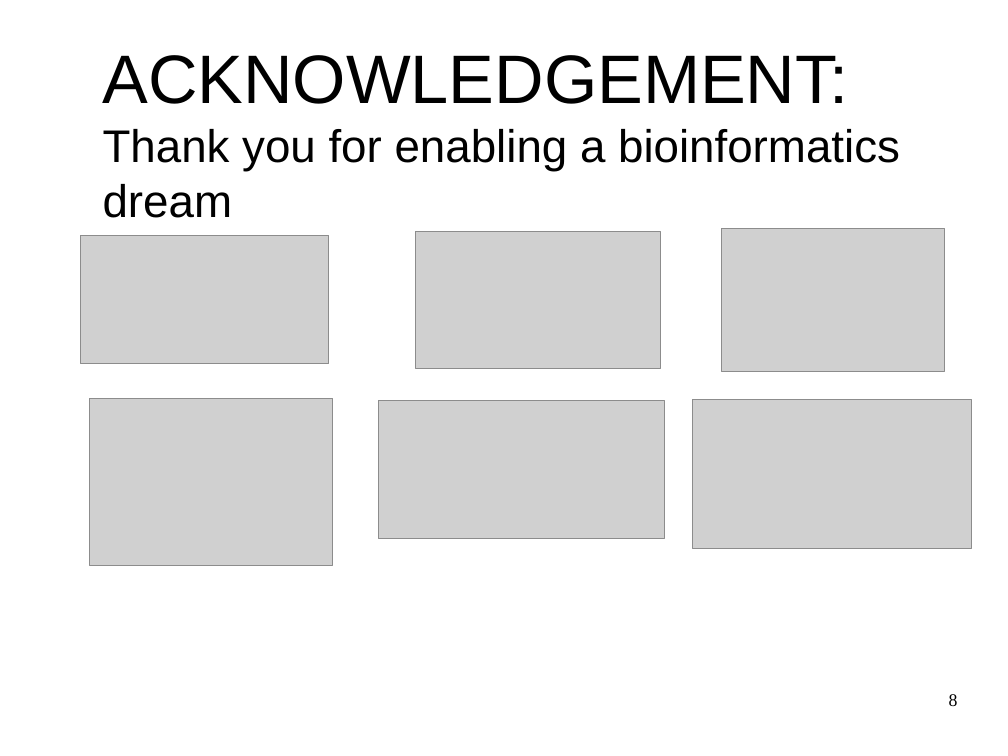
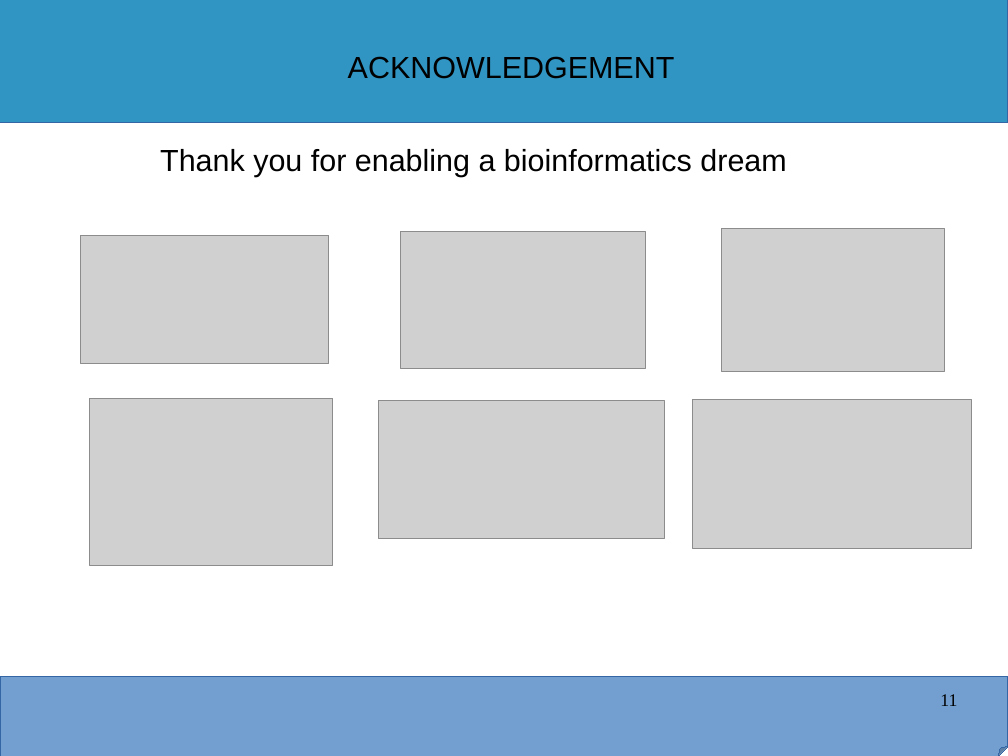
Before and after one commit to kibet-gilbert/co1_metaanalysis, a slide deck: slide 11 of icipe_progress_report.odp (slide 8 before the commit). Drawn at 1008x756 pixels with LibreOffice and Linux fonts; fonts in the diff are those of the drawing; grey boxes stand for pictures. Boxes give left, top, right and bottom in pixels: in the first picture for what was removed or moved away, otherwise in the second. Text is boxed around its words. In the diff, an @@ line names an element or a change of style, - is before the commit and + after.

```diff
--- a/icipe_progress_report.odp
+++ b/icipe_progress_report.odp
@@ rectangle added at box(0, 0, 1008, 123), fill #3095C3, outline #3465A4 0 pt @@
@@ text at box(103, 55, 849, 104): paragraph removed @@
-ACKNOWLEDGEMENT:
@@ text added at box(348, 56, 675, 79), 24 pt, text #000000 @@
+ACKNOWLEDGEMENT
@@ text "Thank you for enabling a ...": place and size @@
-text "Thank you for enabling a ..." at box(103, 55, 900, 218)
+text "Thank you for enabling a ..." at box(160, 149, 786, 177)
@@ text "Thank you for enabling a ..." at box(160, 149, 786, 177): size 36 to 24 pt @@
@@ picture: place and size @@
-picture at box(415, 231, 660, 368)
+picture at box(401, 231, 646, 368)
@@ folded corner added at box(0, 677, 1008, 756), fill #729FCF, outline #3465A4 0 pt @@
@@ page number at box(940, 694, 957, 706): text changed @@
-8
+11
```
Also in this commit, not shown: 5 other slides changed, 5 slides added, 2 slides removed, 3 other files.
